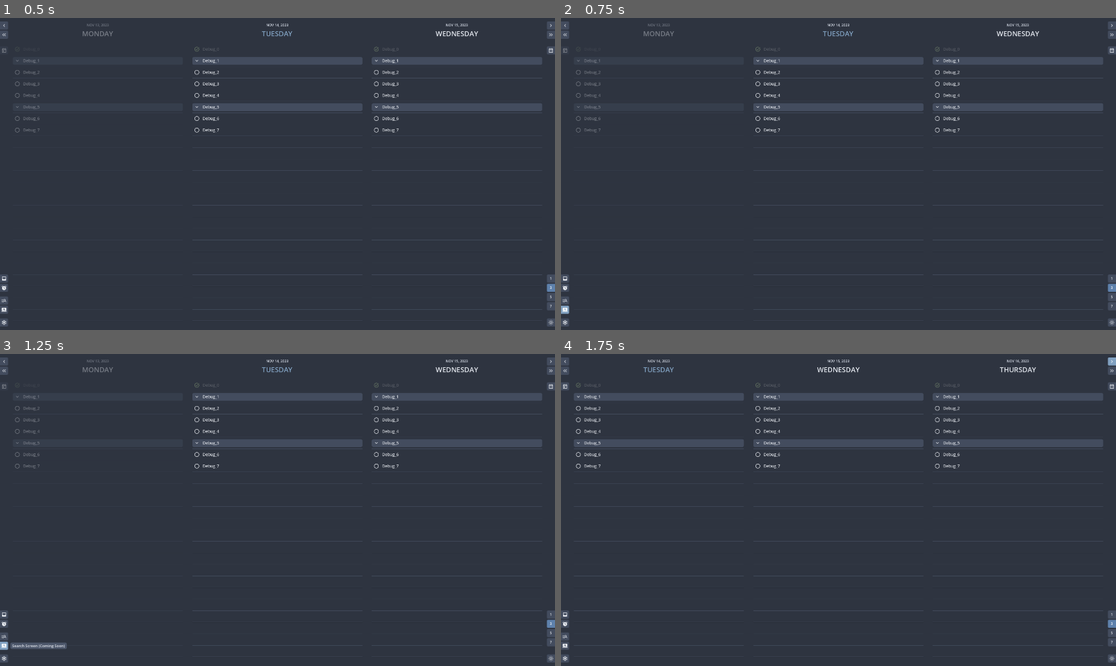
Above: before the commit, frames 1-4 (two rows, left to right).
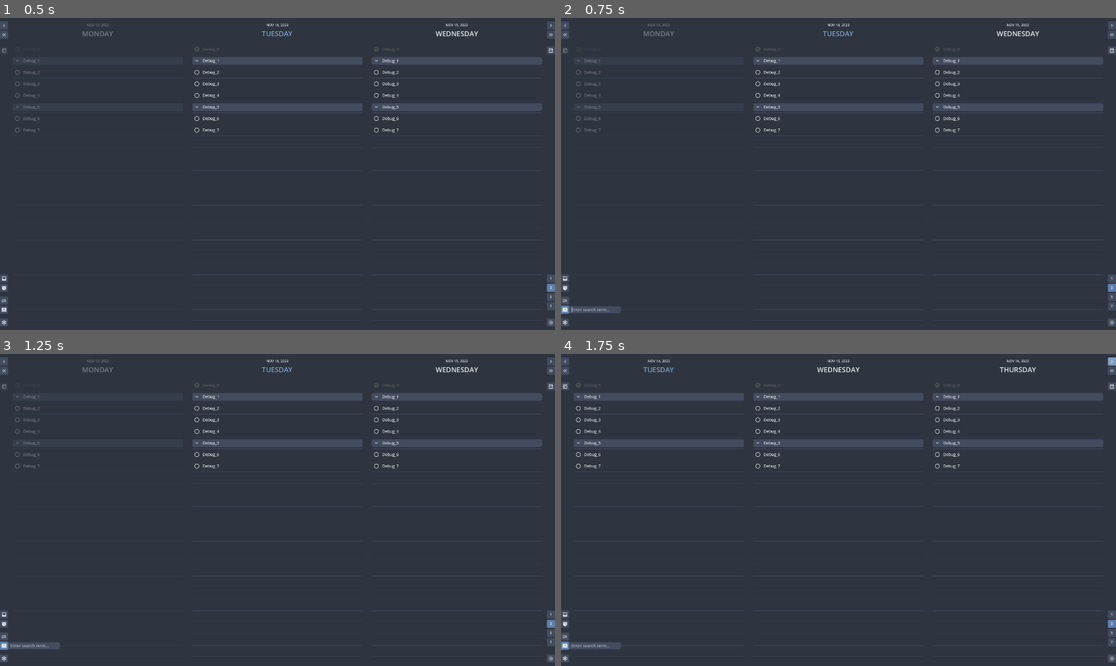
Above: after the commit, the same moments.

Repository: njamster/habituary
Game: Godot game, scene res://entry_point/entry_point.tscn
Two runs of this game, one before a commit and one after it. Both use one fixed random seed, a clock stepped at 60 frames per second and the inputs below.
Inputs (mouse positions are in pixels of both pictures, inside the frame that each line leads up to):
- Up to frame 1 (0.5 s): no input
- Up to frame 2 (0.75 s): click (566, 311) at 0.5 s
- Up to frame 3 (1.25 s): no input
- Up to frame 4 (1.75 s): click (1110, 360) at 1.25 s

Frame 1 is identical in both runs. In frame 2, 0.2% of the frame differs, in the area x 0-11%, y 92-95%; in frame 3, 0.1%; in frame 4, 0.2%.

Commit message:
Implement screen search feature
Press the respective button in the bottom left of the window or use its
shortuct CTRL+F to open and focus the search panel. Type in a query and
any to-do that matches it, will be highlighted. Those that do not, will
get dimmed down to an alpha modulation value of 0.1. Quitting the search
(either by pressing ESC, CTRL+F or clicking anywhere else) will stop the
search and reset all highlights / changes in alpha modulation. However,
the search value is saved (as long as the programm isn't closed) and is
restored the next time the user opens the screen search panel.

Diff:
--- a/autoloads/event_bus.gd
+++ b/autoloads/event_bus.gd
@@ -18,6 +18,13 @@
 signal settings_button_pressed
 @warning_ignore("unused_signal")
 signal calendar_button_pressed
+@warning_ignore("unused_signal")
+signal search_screen_button_pressed
+
+@warning_ignore("unused_signal")
+signal overlay_closed
 
 @warning_ignore("unused_signal")
 signal todo_list_clicked
+@warning_ignore("unused_signal")
+signal search_query_changed
--- a/main_window/extra_panels_widget/extra_panels_widget.gd
+++ b/main_window/extra_panels_widget/extra_panels_widget.gd
@@ -1,5 +1,15 @@
 extends VBoxContainer
+
+
+func _ready() -> void:
+	EventBus.overlay_closed.connect(func():
+		$SearchScreen.set_pressed_no_signal(false)
+	)
 
 
 func _on_settings_pressed() -> void:
 	EventBus.settings_button_pressed.emit()
+
+
+func _on_search_screen_toggled(_toggled_on: bool) -> void:
+	EventBus.search_screen_button_pressed.emit()
--- a/main_window/extra_panels_widget/extra_panels_widget.tscn
+++ b/main_window/extra_panels_widget/extra_panels_widget.tscn
@@ -8,11 +8,11 @@
 [ext_resource type="Texture2D" uid="uid://ckpsnrmdqsa6r" path="res://main_window/extra_panels_widget/images/search_screen.svg" id="6_uai1x"]
 [ext_resource type="Texture2D" uid="uid://dnbodke4qy5dd" path="res://main_window/extra_panels_widget/images/search_all.svg" id="7_sxtfu"]
 
-[sub_resource type="InputEventAction" id="InputEventAction_lv7wu"]
-action = &"toggle_dark_mode"
+[sub_resource type="InputEventAction" id="InputEventAction_ph12k"]
+action = &"search_screen"
 
-[sub_resource type="Shortcut" id="Shortcut_qi7jp"]
-events = [SubResource("InputEventAction_lv7wu")]
+[sub_resource type="Shortcut" id="Shortcut_aym7u"]
+events = [SubResource("InputEventAction_ph12k")]
 
 [node name="ExtraPanelsWidget" type="VBoxContainer"]
 size_flags_vertical = 10
@@ -23,7 +23,6 @@
 focus_mode = 0
 mouse_default_cursor_shape = 2
 theme_type_variation = &"LeftSidebarButton"
-shortcut = SubResource("Shortcut_qi7jp")
 shortcut_in_tooltip = false
 icon = ExtResource("4_h4on7")
 
@@ -36,7 +35,6 @@
 focus_mode = 0
 mouse_default_cursor_shape = 2
 theme_type_variation = &"LeftSidebarButton"
-shortcut = SubResource("Shortcut_qi7jp")
 shortcut_in_tooltip = false
 icon = ExtResource("5_u4xd2")
 
@@ -53,7 +51,6 @@
 focus_mode = 0
 mouse_default_cursor_shape = 2
 theme_type_variation = &"LeftSidebarButton"
-shortcut = SubResource("Shortcut_qi7jp")
 shortcut_in_tooltip = false
 icon = ExtResource("7_sxtfu")
 
@@ -66,13 +63,14 @@
 focus_mode = 0
 mouse_default_cursor_shape = 2
 theme_type_variation = &"LeftSidebarButton"
-shortcut = SubResource("Shortcut_qi7jp")
+toggle_mode = true
+shortcut = SubResource("Shortcut_aym7u")
 shortcut_in_tooltip = false
 icon = ExtResource("6_uai1x")
 
 [node name="Tooltip" type="Node" parent="SearchScreen"]
 script = ExtResource("3_diiyk")
-text = "Search Screen (Coming Soon)"
+text = "Search Screen"
 
 [node name="Spacer2" type="Control" parent="."]
 custom_minimum_size = Vector2(0, 8)
@@ -89,4 +87,5 @@
 script = ExtResource("3_diiyk")
 text = "Open Settings"
 
+[connection signal="toggled" from="SearchScreen" to="." method="_on_search_screen_toggled"]
 [connection signal="pressed" from="Settings" to="." method="_on_settings_pressed"]
--- a/main_window/list_view/day_panel/todo_list/todo_item/todo_item.gd
+++ b/main_window/list_view/day_panel/todo_list/todo_item/todo_item.gd
@@ -141,6 +141,8 @@
 	_on_dark_mode_changed(Settings.dark_mode)
 	EventBus.dark_mode_changed.connect(_on_dark_mode_changed)
 
+	EventBus.search_query_changed.connect(_on_search_query_changed)
+
 
 func is_in_edit_mode() -> bool:
 	return %Edit.has_focus()
@@ -475,3 +477,18 @@
 			KEY_D:
 				delete()
 				accept_event()
+
+
+func _on_search_query_changed(search_query: String) -> void:
+	if not search_query:
+		%Edit.remove_theme_color_override("font_color")
+		%Edit.remove_theme_color_override("font_uneditable_color")
+		%Edit.modulate.a = 1.0
+	elif text.contains(search_query):
+		%Edit.add_theme_color_override("font_color", Color("#88c0d0"))
+		%Edit.add_theme_color_override("font_uneditable_color", Color("#88c0d0"))
+		%Edit.modulate.a = 1.0
+	else:
+		%Edit.remove_theme_color_override("font_color")
+		%Edit.remove_theme_color_override("font_uneditable_color")
+		%Edit.modulate.a = 0.1
--- a/main_window/overlay/overlay.gd
+++ b/main_window/overlay/overlay.gd
@@ -15,9 +15,28 @@
 			else:
 				close_overlay()
 	)
+	EventBus.search_screen_button_pressed.connect(
+		func():
+			if not $SearchBar.visible:
+				open_component($SearchBar, false)
+				EventBus.search_query_changed.emit($SearchBar.text)
+				$SearchBar.grab_focus()
+			else:
+				EventBus.search_query_changed.emit("")
+				close_overlay()
+	)
 	EventBus.settings_button_pressed.connect(open_component.bind($SettingsPanel, true))
 
 	EventBus.todo_list_clicked.connect(close_overlay)
+
+	EventBus.view_mode_changed.connect(func(_view_mode):
+		if $SearchBar.visible:
+				EventBus.search_query_changed.emit($SearchBar.text)
+	)
+	EventBus.current_day_changed.connect(func(_current_day):
+		if $SearchBar.visible:
+				EventBus.search_query_changed.emit($SearchBar.text)
+	)
 
 
 func open_component(component : Control, dimmed_background : bool) -> void:
@@ -36,7 +55,7 @@
 		focus_owner.release_focus()
 
 	self.show()
-	for c in [$CalendarWidget, $SettingsPanel]:
+	for c in [$CalendarWidget, $SettingsPanel, $SearchBar]:
 		c.hide()
 		if c.item_rect_changed.is_connected(_update_min_size):
 			c.item_rect_changed.disconnect(_update_min_size)
@@ -59,7 +78,7 @@
 	if not self.visible:
 		return
 
-	for component in [$CalendarWidget, $SettingsPanel]:
+	for component in [$CalendarWidget, $SettingsPanel, $SearchBar]:
 		component.hide()
 		if component.item_rect_changed.is_connected(_update_min_size):
 			component.item_rect_changed.disconnect(_update_min_size)
@@ -68,6 +87,8 @@
 	# FIXME: re-triggering the min_size calculation of the MainWindow would probably be cleaner
 	get_window().min_size = _previous_min_size
 	_previous_min_size = Vector2i.ZERO
+
+	EventBus.overlay_closed.emit()
 
 
 func _on_background_gui_input(event: InputEvent) -> void:
@@ -92,3 +113,13 @@
 		# consume any remaining unhandled input events here to stop it from propagating further up
 		# in the tree (i.e. beyond the scope of this overlay)
 		get_viewport().set_input_as_handled()
+
+
+func _on_search_bar_text_changed(new_text: String) -> void:
+	EventBus.search_query_changed.emit(new_text)
+
+
+func _on_search_bar_gui_input(event: InputEvent) -> void:
+	if event is InputEventKey and event.keycode == KEY_ESCAPE and event.pressed:
+		EventBus.search_query_changed.emit("")
+		close_overlay()
--- a/main_window/overlay/overlay.tscn
+++ b/main_window/overlay/overlay.tscn
@@ -1,8 +1,18 @@
-[gd_scene load_steps=4 format=3 uid="uid://brgpa340xc1dn"]
+[gd_scene load_steps=5 format=3 uid="uid://brgpa340xc1dn"]
 
 [ext_resource type="Script" path="res://main_window/overlay/overlay.gd" id="1_ippme"]
 [ext_resource type="PackedScene" uid="uid://l4kyh6xqycoy" path="res://main_window/overlay/calendar_widget/calendar_widget.tscn" id="2_4rb6r"]
 [ext_resource type="PackedScene" uid="uid://dkopw4i7xb1hs" path="res://main_window/overlay/settings_panel/settings_panel.tscn" id="2_qeh0g"]
+
+[sub_resource type="StyleBoxFlat" id="StyleBoxFlat_1rtvm"]
+content_margin_left = 8.0
+content_margin_top = 1.0
+content_margin_right = 8.0
+content_margin_bottom = 1.0
+bg_color = Color(0.262745, 0.298039, 0.368627, 1)
+corner_radius_top_right = 7
+corner_radius_bottom_right = 7
+corner_detail = 5
 
 [node name="Overlay" type="CanvasLayer"]
 script = ExtResource("1_ippme")
@@ -25,4 +35,27 @@
 offset_right = 306.5
 offset_bottom = 150.5
 
+[node name="SearchBar" type="LineEdit" parent="."]
+custom_minimum_size = Vector2(180, 0)
+anchors_preset = 2
+anchor_top = 1.0
+anchor_bottom = 1.0
+offset_left = 28.0
+offset_top = -82.0
+offset_right = 208.0
+offset_bottom = -58.0
+grow_vertical = 0
+theme_override_constants/caret_width = 2
+theme_override_font_sizes/font_size = 14
+theme_override_styles/focus = SubResource("StyleBoxFlat_1rtvm")
+theme_override_styles/read_only = SubResource("StyleBoxFlat_1rtvm")
+theme_override_styles/normal = SubResource("StyleBoxFlat_1rtvm")
+placeholder_text = "Enter search term…"
+context_menu_enabled = false
+drag_and_drop_selection_enabled = false
+select_all_on_focus = true
+caret_blink = true
+
 [connection signal="gui_input" from="Background" to="." method="_on_background_gui_input"]
+[connection signal="gui_input" from="SearchBar" to="." method="_on_search_bar_gui_input"]
+[connection signal="text_changed" from="SearchBar" to="." method="_on_search_bar_text_changed"]
--- a/project.godot
+++ b/project.godot
@@ -108,6 +108,11 @@
 "events": [Object(InputEventKey,"resource_local_to_scene":false,"resource_name":"","device":-1,"window_id":0,"alt_press …(191 unchanged characters)…
 ]
 }
+search_screen={
+"deadzone": 0.5,
+"events": [Object(InputEventKey,"resource_local_to_scene":false,"resource_name":"","device":-1,"window_id":0,"alt_pressed":false,"shift_pressed":false,"ctrl_pressed":true,"meta_pressed":false,"pressed":false,"keycode":0,"physical_keycode":70,"key_label":0,"unicode":102,"location":0,"echo":false,"script":null)
+]
+}
 
 [rendering]
 
